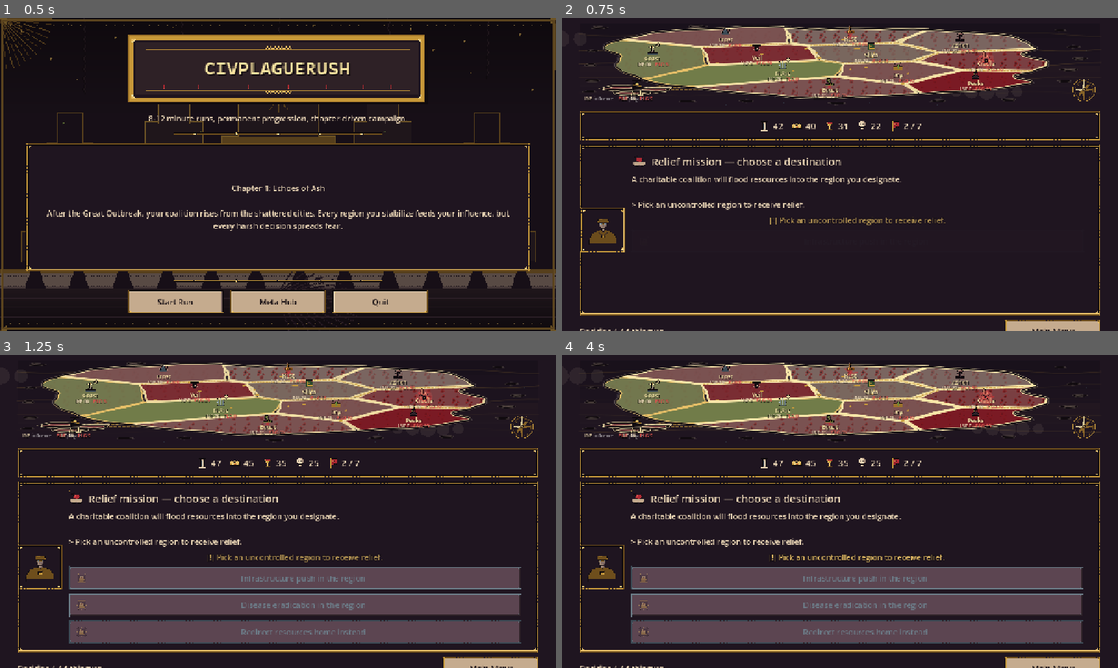
Above: before the commit, frames 1-4 (two rows, left to right).
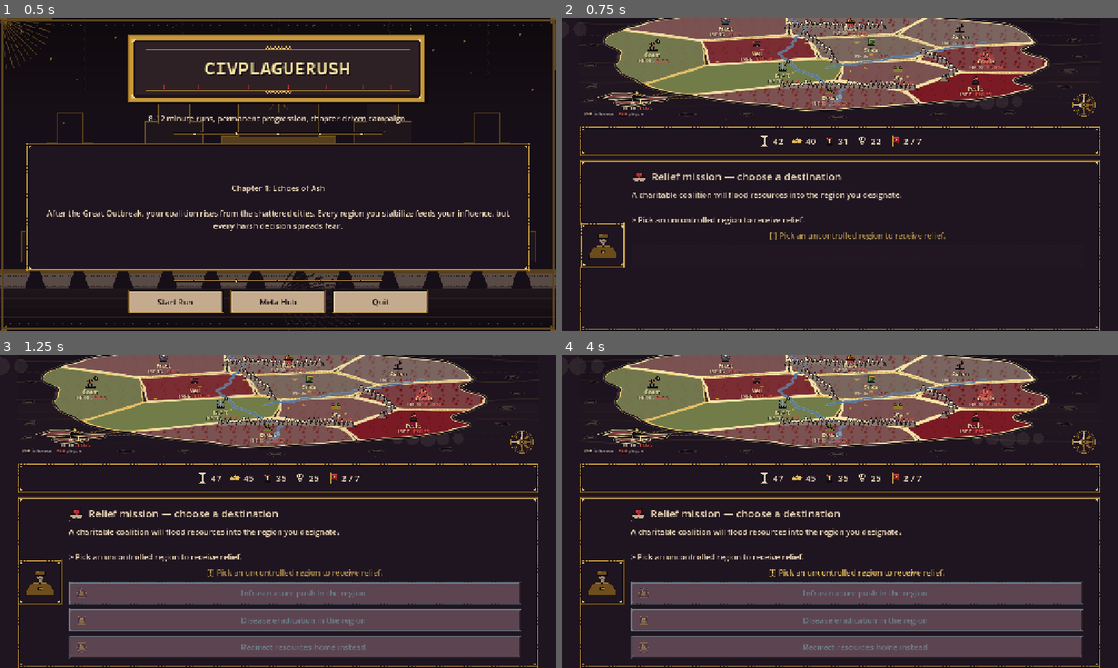
Above: after the commit, the same moments.

Repository: josemarnaiz/civplaguerush
Game: Godot game, scene res://scenes/MainMenu.tscn
Two runs of this game, one before a commit and one after it. Both use one fixed random seed, a clock stepped at 60 frames per second and the inputs below.
Inputs (mouse positions are in pixels of both pictures, inside the frame that each line leads up to):
- Up to frame 1 (0.5 s): no input
- Up to frame 2 (0.75 s): click "Start Run" at 0.5 s
- Up to frame 3 (1.25 s): no input
- Up to frame 4 (4 s): tap Enter at 1.25 s; drag from (840, 401) to (895, 442) at 1.27 s; drag from (728, 527) to (812, 574) at 2.02 s; move the mouse to (895, 442) at 2.77 s; hold D 2.78-3.5 s; tap E at 2.85 s; drag from (812, 574) to (673, 464) at 3.52 s

Frame 1 is identical in both runs. In frame 2, 20% of the frame differs, in the area x 3-97%, y 0-100%; in frame 3, 34%; in frame 4, 34%.

Commit message:
map: replace grid with Tolkien-style painted continent
Drop the 3x4 row/column grid entirely and carve the world into a single
irregular landmass + SW archipelago. Region polygons are now Voronoi cells
of 11 hand-picked seeds clipped by a Catmull-Rom-smoothed, sine-wobbled
continent outline, with a per-region phase that gives every border a
painterly waver. Internal political borders walk the shared bisector until
they hit another region or the coast.

Add two map passes inspired by Middle-earth cartography: a procedurally
sampled ridge of snow-capped stone peaks along four major ranges (north
spine, central Misty-style, eastern Ash, southern Harad ridge) and a
Catmull-Rom-smoothed Anduin-ish river from north headwaters to south
delta, plus an east-side tributary. Both are rendered under the coastline
stroke so the outline still reads crisp.

Bump RegionMap min height 190 -> 260 so the continent gets a proper 3.8:1
aspect rather than being squashed into a ribbon, and rename a local 'seed'
to 'region_center' to silence the Godot 4.6 shadow-builtin warning.

Ocean islets were repositioned against the new silhouette (with a
point-in-polygon fallback so any wobble-swallowed spots are skipped).

Made-with: Cursor

Diff:
--- a/scenes/RunScene.tscn
+++ b/scenes/RunScene.tscn
@@ -65,7 +65,7 @@
 layout_mode = 2
 size_flags_horizontal = 3
 size_flags_vertical = 0
-custom_minimum_size = Vector2(0, 190)
+custom_minimum_size = Vector2(0, 260)
 
 [node name="StatePanel" type="PanelContainer" parent="Margin/VBox"]
 layout_mode = 2
--- a/scripts/ui/region_map.gd
+++ b/scripts/ui/region_map.gd
@@ -137,6 +137,52 @@
 const COASTLINE_SAMPLES: int = 144
 const VORONOI_RAYS: int = 80
 
+# Painted cartographic features overlaid on the continent once the Voronoi
+# cells are carved. Mountains run roughly along biome boundaries so they feel
+# geologically motivated; rivers pour from northern highlands to southern
+# deltas echoing Middle-earth's Anduin / Misty Mountains axis.
+const MOUNTAIN_RANGES: Array = [
+	# Northern spine between tundra and factory highlands (Ered Mithrin style).
+	[Vector2(0.40, 0.17), Vector2(0.47, 0.16), Vector2(0.52, 0.19), Vector2(0.58, 0.17)],
+	# Central Misty-Mountains spine separating veil forest from wasteland.
+	[Vector2(0.43, 0.24), Vector2(0.46, 0.32), Vector2(0.48, 0.40), Vector2(0.49, 0.48)],
+	# Eastern Ash Mountains shielding the volcano region.
+	[Vector2(0.66, 0.40), Vector2(0.70, 0.48), Vector2(0.72, 0.56), Vector2(0.70, 0.63)],
+	# Southern Harad-like ridge below drylands.
+	[Vector2(0.39, 0.70), Vector2(0.48, 0.69), Vector2(0.56, 0.70), Vector2(0.64, 0.71)],
+]
+
+# Hand-authored river path (Catmull-Rom smoothed, sine-wobbled at render time).
+const MAIN_RIVER: Array = [
+	Vector2(0.41, 0.09),  # northern headwaters
+	Vector2(0.43, 0.17),
+	Vector2(0.42, 0.26),
+	Vector2(0.40, 0.34),
+	Vector2(0.39, 0.42),
+	Vector2(0.41, 0.50),
+	Vector2(0.44, 0.58),
+	Vector2(0.47, 0.64),
+	Vector2(0.50, 0.70),
+	Vector2(0.50, 0.78),
+	Vector2(0.48, 0.85),  # southern delta
+]
+
+# Tributary river joining the main river from the east.
+const TRIBUTARY: Array = [
+	Vector2(0.78, 0.30),
+	Vector2(0.70, 0.36),
+	Vector2(0.62, 0.42),
+	Vector2(0.54, 0.48),
+	Vector2(0.47, 0.52),
+]
+
+const MOUNTAIN_COLOR_BODY: Color = Color(0.541, 0.467, 0.424, 1.0)   # warm stone (C1 lifted)
+const MOUNTAIN_COLOR_SHADE: Color = Color(0.282, 0.231, 0.247, 1.0)  # D2 deep shade
+const MOUNTAIN_COLOR_SNOW: Color = Color(0.969, 0.918, 0.792, 1.0)   # C5 snow cap
+const MOUNTAIN_COLOR_OUTLINE: Color = Color(0.059, 0.039, 0.055, 0.90)
+const RIVER_COLOR_CORE: Color = Color(0.345, 0.459, 0.592, 0.95)     # brighter slate
+const RIVER_COLOR_HALO: Color = Color(0.576, 0.725, 0.820, 0.55)     # cream-blue highlight
+
 var _snapshot: Array = []
 var _polygons: Dictionary = {}        # id -> Array[PackedVector2Array] (normalized 0..1)
 var _centroids: Dictionary = {}       # id -> Vector2 normalized
@@ -288,8 +334,8 @@
 	# internal boundaries read as organic painted contours rather than clean
 	# geometric lines.
 	for id in on_continent_ids:
-		var seed: Vector2 = REGION_SEEDS[id]
-		var seed_hash: float = float(id.hash() & 0xFFFFFF) * 0.0000001
+		var region_center: Vector2 = REGION_SEEDS[id]
+		var phase: float = float(id.hash() & 0xFFFFFF) * 0.0000001
 		var poly: PackedVector2Array = PackedVector2Array()
 		for i in range(VORONOI_RAYS):
 			var ang: float = TAU * float(i) / float(VORONOI_RAYS)
@@ -300,27 +346,26 @@
 				if oid == id:
 					continue
 				var q: Vector2 = REGION_SEEDS[oid]
-				var to_q: Vector2 = q - seed
+				var to_q: Vector2 = q - region_center
 				var denom: float = to_q.dot(dir)
 				if denom > 0.00001:
 					var t: float = 0.5 * to_q.length_squared() / denom
 					if t > 0.0 and t < t_max:
 						t_max = t
 			# Outline clipping: never extend past the continent's coast.
-			var t_out: float = _ray_outline_distance(seed, dir, outline)
+			var t_out: float = _ray_outline_distance(region_center, dir, outline)
 			if t_out > 0.0 and t_out < t_max:
 				t_max = t_out
-			# Micro inset so adjacent polygons do not fight for the same pixel.
 			t_max = maxf(0.006, t_max - 0.0025)
 			var wobble: float = (
-				sin(ang * 3.0 + seed_hash * 31.0) * 0.017
-				+ sin(ang * 7.0 + seed_hash * 71.0) * 0.009
-				+ sin(ang * 13.0 + seed_hash * 113.0) * 0.004
+				sin(ang * 3.0 + phase * 31.0) * 0.017
+				+ sin(ang * 7.0 + phase * 71.0) * 0.009
+				+ sin(ang * 13.0 + phase * 113.0) * 0.004
 			)
 			var dist: float = t_max * (1.0 + wobble)
-			poly.append(seed + dir * dist)
+			poly.append(region_center + dir * dist)
 		_polygons[id] = [poly]
-		_centroids[id] = seed
+		_centroids[id] = region_center
 
 	# Internal political borders: each pair of adjacent seeds shares a
 	# bisector segment that we sample into a polyline (clipped approximately
@@ -689,6 +734,17 @@
 			var a: Vector2 = border[i] * s
 			var b: Vector2 = border[i + 1] * s
 			_draw_dashed_line(a, b, INTERNAL_BORDER, 1.2, 4.0, 3.0)
+
+	# Pass 2b2: painted rivers drawn over the land fill. Rivers go under the
+	# mountains so ridges appear to interrupt the waterways, echoing the look
+	# of hand-painted Tolkien-style maps.
+	_draw_river(s, MAIN_RIVER, 2.6, true)
+	_draw_river(s, TRIBUTARY, 2.0, false)
+
+	# Pass 2b3: mountain ranges painted along key internal boundaries. Little
+	# stacked triangles with snow caps reinforce geographic cohesion instead
+	# of the old grid feel.
+	_draw_mountain_ranges(s)
 
 	# Pass 2c: continent exterior coastlines. A double stroke (dark + faint
 	# cream beach rim) gives the silhouette that "painted-map" feel.
@@ -1013,6 +1069,78 @@
 			draw_circle(Vector2(x + dx, y), sub_r, CLOUD_COLOR)
 
 
+func _draw_river(s: Vector2, path: Array, core_width: float, with_delta: bool) -> void:
+	if path.size() < 2:
+		return
+	var n: int = path.size()
+	var samples: int = 96
+	var pts := PackedVector2Array()
+	for i in range(samples + 1):
+		var t: float = float(i) / float(samples)
+		var idx_f: float = t * float(n - 1)
+		var i0: int = clampi(int(floor(idx_f)), 0, n - 2)
+		var i1: int = i0 + 1
+		var u: float = idx_f - floor(idx_f)
+		var p_prev: Vector2 = path[max(i0 - 1, 0)]
+		var p_a: Vector2 = path[i0]
+		var p_b: Vector2 = path[i1]
+		var p_next: Vector2 = path[min(i1 + 1, n - 1)]
+		var pt: Vector2 = _catmull_rom(p_prev, p_a, p_b, p_next, u)
+		# Wobble perpendicular to tangent for natural meanders.
+		var tan_v: Vector2 = (p_b - p_a).normalized()
+		var nrm: Vector2 = Vector2(-tan_v.y, tan_v.x)
+		var wobble: float = sin(t * TAU * 6.0) * 0.005 + sin(t * TAU * 17.0) * 0.0025
+		pt += nrm * wobble
+		pts.append(pt * s)
+	# Halo pass then core.
+	draw_polyline(pts, RIVER_COLOR_HALO, core_width + 2.0, true)
+	draw_polyline(pts, RIVER_COLOR_CORE, core_width, true)
+	# Tiny delta fan at the outlet for the main river.
+	if with_delta:
+		var mouth: Vector2 = pts[pts.size() - 1]
+		var delta_col: Color = RIVER_COLOR_HALO
+		delta_col.a = 0.55
+		draw_circle(mouth, core_width * 2.0, delta_col)
+
+
+func _draw_mountain_ranges(s: Vector2) -> void:
+	for range_pts in MOUNTAIN_RANGES:
+		# Sample the range polyline and drop peaks every ~14 px in pixel space
+		# so ridges stay consistent across viewport scales.
+		var peaks: Array = []
+		for i in range(range_pts.size() - 1):
+			var a: Vector2 = Vector2(range_pts[i]) * s
+			var b: Vector2 = Vector2(range_pts[i + 1]) * s
+			var segment_len: float = a.distance_to(b)
+			var step: float = 11.0
+			var count: int = max(1, int(round(segment_len / step)))
+			for j in range(count):
+				var t: float = float(j) / float(count)
+				peaks.append(a.lerp(b, t))
+		peaks.append(Vector2(range_pts[range_pts.size() - 1]) * s)
+		# Render back-to-front so near peaks overlap distant ones with depth.
+		for idx in range(peaks.size()):
+			var p: Vector2 = peaks[idx]
+			var seed_i: int = int(p.x * 3.1 + p.y * 7.7) & 0xFF
+			var h: float = 10.0 + (seed_i % 40) * 0.22      # 10..18.8 px
+			var w: float = 11.0 + (seed_i % 28) * 0.28      # 11..18.8 px
+			var tip: Vector2 = Vector2(p.x, p.y - h)
+			var base_y: float = p.y + 1.5
+			var left: Vector2 = Vector2(p.x - w * 0.55, base_y)
+			var right: Vector2 = Vector2(p.x + w * 0.55, base_y)
+			var shade_anchor: Vector2 = Vector2(p.x + w * 0.22, base_y - 0.5)
+			# Body fill + shaded right slope for pixelated 3-tone look.
+			draw_colored_polygon(PackedVector2Array([left, tip, right]), MOUNTAIN_COLOR_BODY)
+			draw_colored_polygon(PackedVector2Array([tip, right, shade_anchor]), MOUNTAIN_COLOR_SHADE)
+			# Snow cap (slightly larger for readability at small sizes).
+			var cap_l: Vector2 = tip + Vector2(-w * 0.22, h * 0.42)
+			var cap_r: Vector2 = tip + Vector2(w * 0.22, h * 0.42)
+			draw_colored_polygon(PackedVector2Array([tip, cap_l, cap_r]), MOUNTAIN_COLOR_SNOW)
+			# Dark outline so peaks read crisply against the tan inland fill.
+			draw_polyline(PackedVector2Array([left, tip, right]),
+				MOUNTAIN_COLOR_OUTLINE, 1.3)
+
+
 func _draw_ocean_islets(s: Vector2) -> void:
 	# Decorative islets: dark dot with soft cream halo, matching the coastline style.
 	var islet_fill: Color = Color(0.192, 0.137, 0.153, 1.0)  # D2 shadow-warm tone
